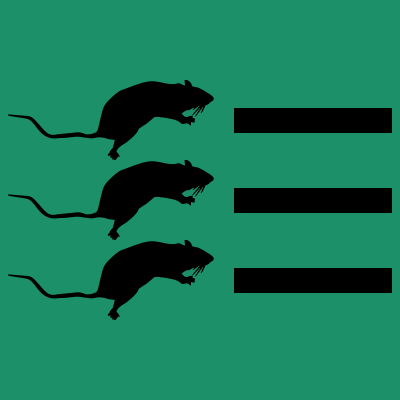
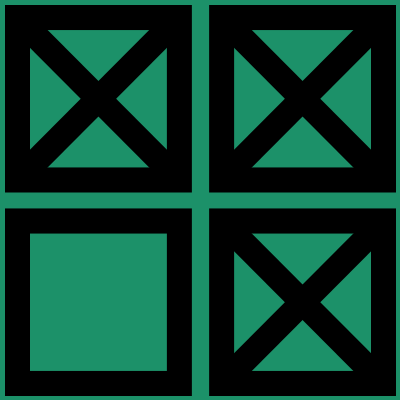
Comparing the layer stacks of the two 400x400 images. Changes:
hid group "Rattenliste" (6 layers) over [8, 80, 392, 320]
added layer "home copy" above "home" over [5, 5, 396, 396]
